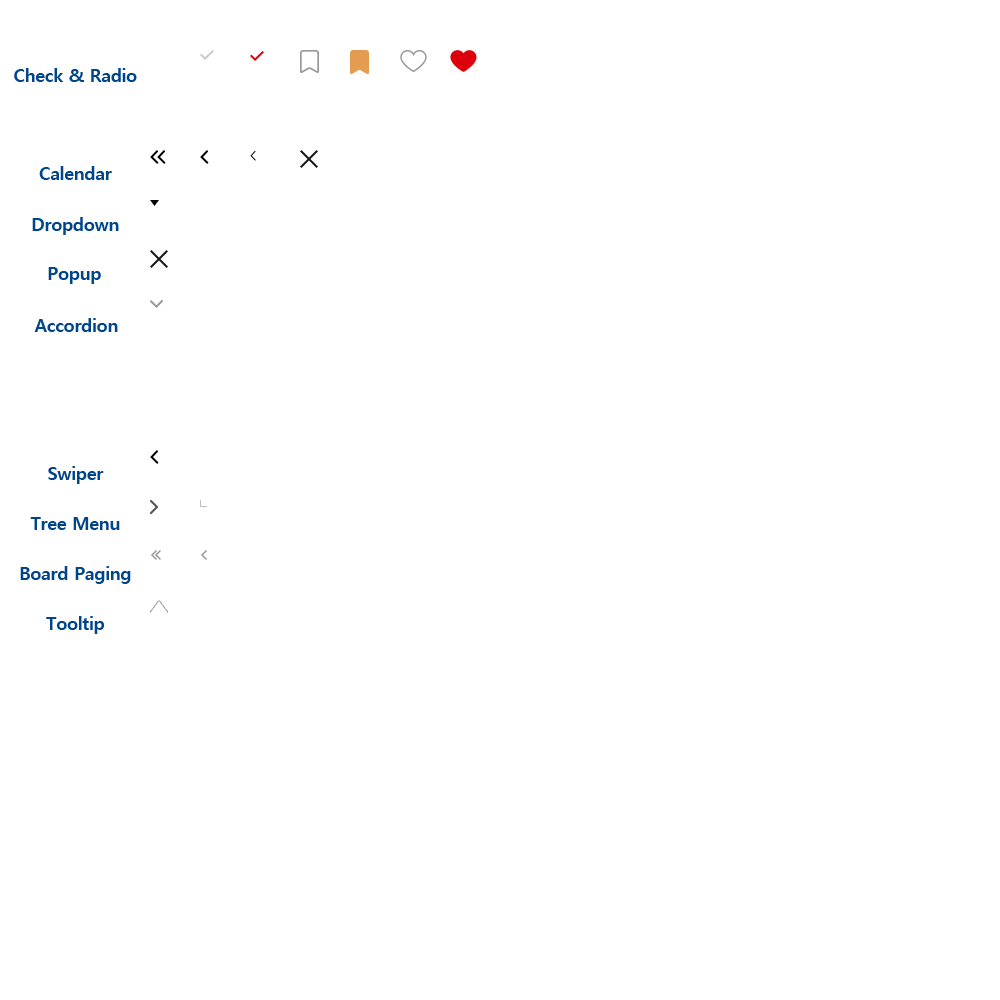
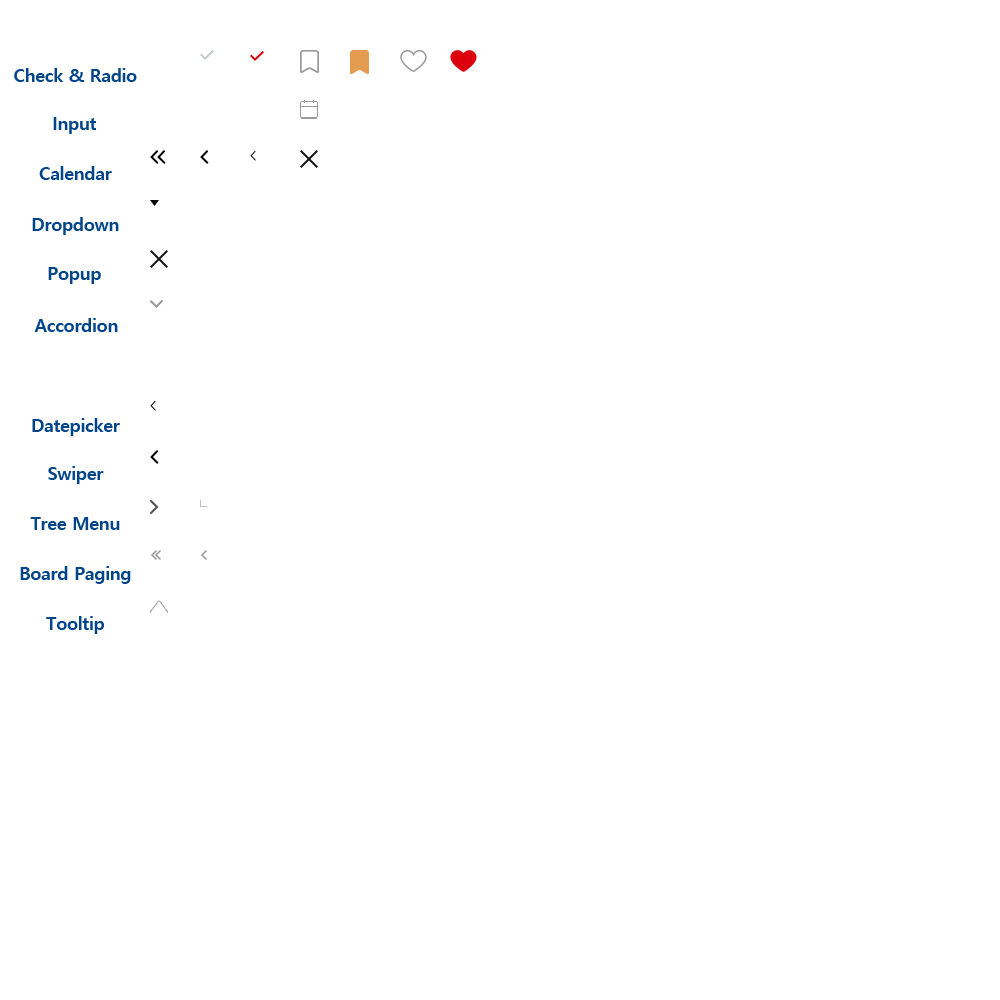
Before/after of a 1000 × 1000 layered artwork. What changed in the layer stack:
renamed "~" to "Datepicker", showed the group it (2 layers) over [32, 400, 156, 436]
added layer "레이어 51" in group "Datepicker" over [150, 400, 156, 411]
renamed "~" to "Datepicker", painted on it over [32, 418, 120, 436]
renamed "Input File" to "Input", showed the group it (5 layers) over [53, 100, 318, 134]
renamed "레이어 32" to "레이어 50", painted on it over [300, 100, 318, 119]
